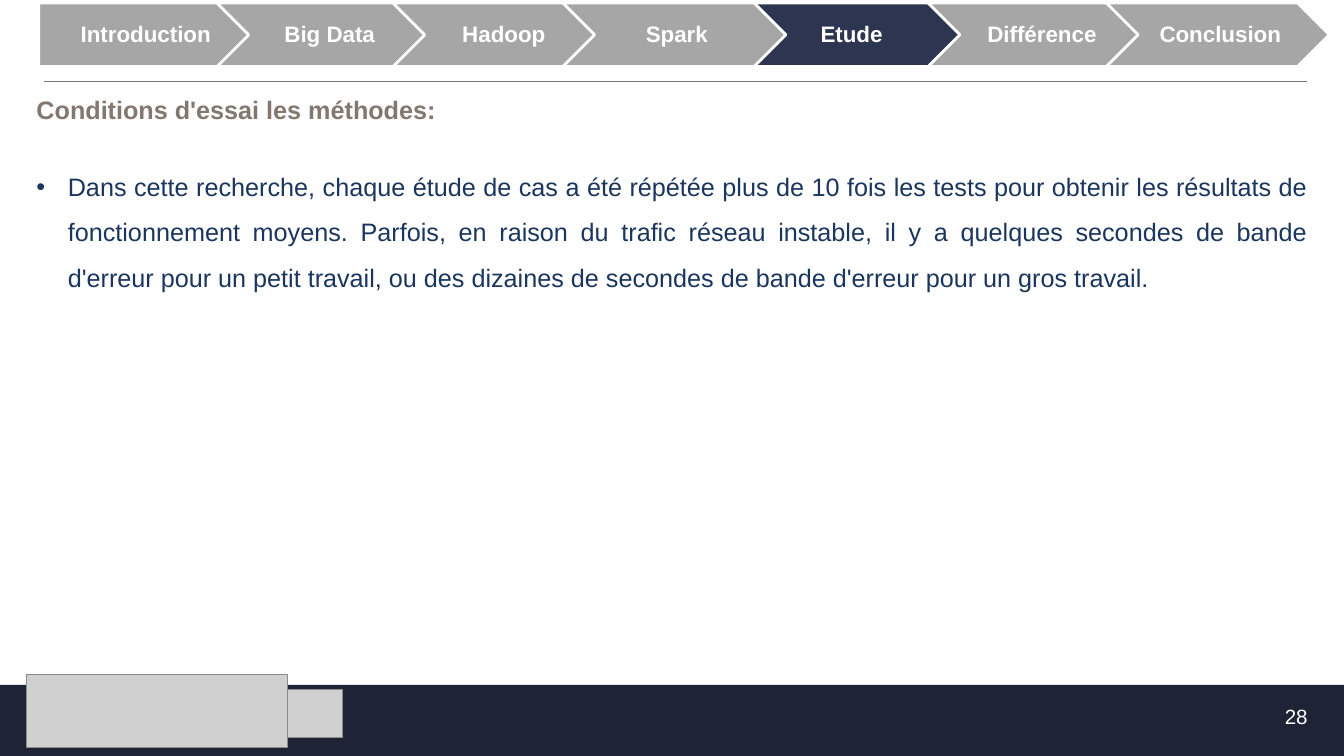
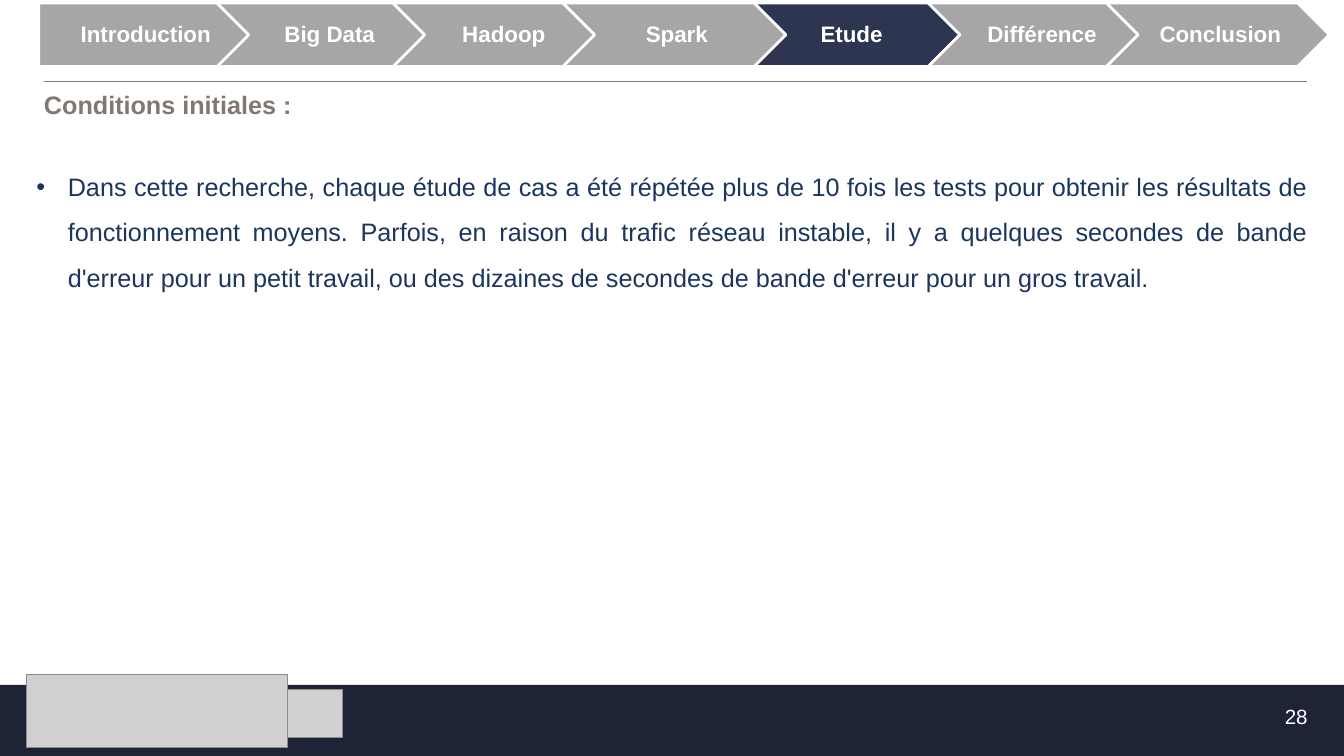
Before and after one commit to MF-13/E-Learning_Platforme, a slide deck: slide 28 of SFE/Présentation_SFE.pptx. Drawn at 1344x756 pixels with LibreOffice and Linux fonts; fonts in the diff are those of the drawing; grey boxes stand for pictures; background and template pictures are left out. Boxes give left, top, right and bottom in pixels: in the first picture for what was removed or moved away, otherwise in the second. Text is boxed around its words. In the diff, an @@ line names an element or a change of style, - is before the commit and + after.

```diff
--- a/SFE/Présentation_SFE.pptx
+++ b/SFE/Présentation_SFE.pptx
@@ title removed at (x1=36, y1=100, x2=435, y2=119) @@
-Conditions d'essai les méthodes:
@@ text added at (x1=44, y1=96, x2=276, y2=114), 18 pt, text #83786F, bold @@
+Conditions initiales :
```
Also in this commit, not shown: 16 other slides changed, 1 slide added, 1 slide removed.
